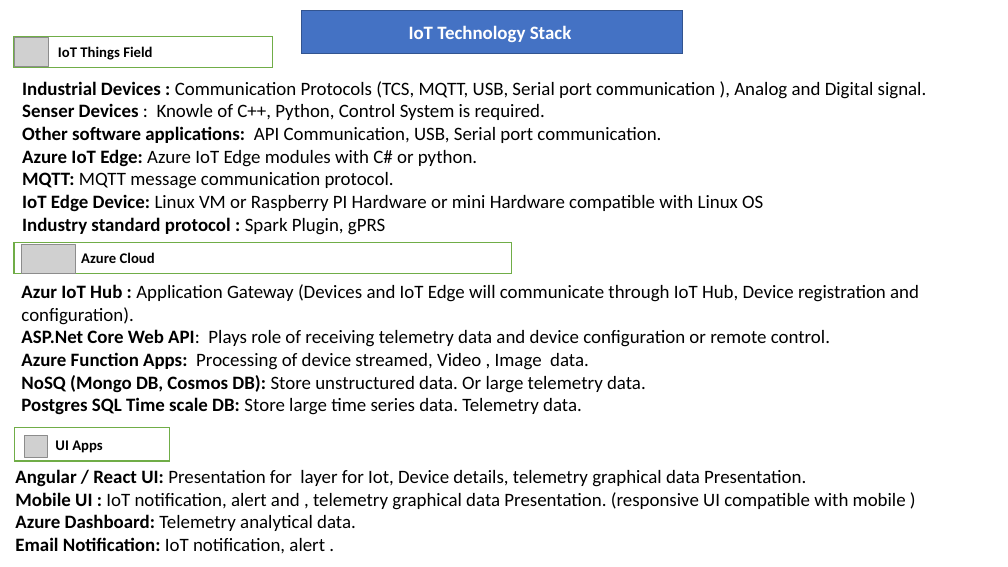
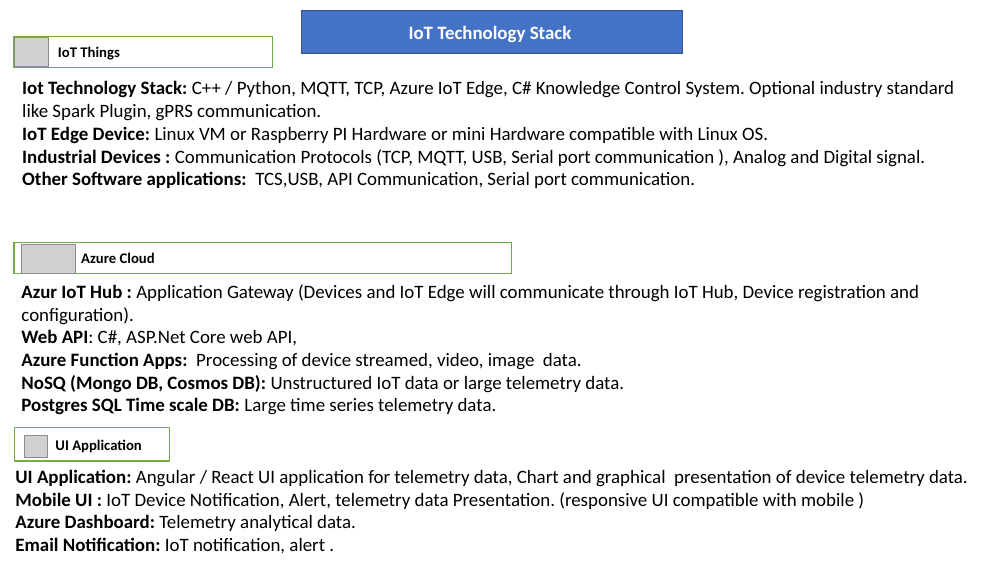
Before and after one commit to sandippatil2000/AWS, a slide deck: slide 3 of IOT.pptx (slide 2 before the commit). Drawn at 1008x567 pixels with LibreOffice and Linux fonts; fonts in the diff are those of the drawing; grey boxes stand for pictures. Boxes give left, top, right and bottom in pixels: in the first picture for what was removed or moved away, otherwise in the second. Text is boxed around its words. In the diff, an @@ line names an element or a change of style, - is before the commit and + after.

```diff
--- a/IOT.pptx
+++ b/IOT.pptx
@@ text in rectangle at (58,46,120,60): text changed @@
-IoT Things Field
+IoT Things
@@ text at (22,80,954,188): text changed @@
-Industrial Devices : Communication Protocols (TCS, MQTT, USB, Serial port communication ), Analog and Digital signal.
-Senser Devices : Knowle of C++, Python, Control System is required.
-Other software applications: API Communication, USB, Serial port communication.
-Azure IoT Edge: Azure IoT Edge modules with C# or python.
-MQTT: MQTT message communication protocol.
-IoT Edge Device: Linux VM or Raspberry PI Hardware or mini Hardware compatible with Linux OS
-Industry standard protocol : Spark Plugin, gPRS
+Iot Technology Stack: C++ / Python, MQTT, TCP, Azure IoT Edge, C# Knowledge Control System. Optional industry standard like Spark Plugin, gPRS communication.
+IoT Edge Device: Linux VM or Raspberry PI Hardware or mini Hardware compatible with Linux OS.
+Industrial Devices : Communication Protocols (TCP, MQTT, USB, Serial port communication ), Analog and Digital signal.
+Other Software applications: TCS,USB, API Communication, Serial port communication.
@@ text at (21,329,624,415): text changed @@
-ASP.Net Core Web API: Plays role of receiving telemetry data and device configuration or remote control.
-Azure Function Apps: Processing of device streamed, Video , Image data.
-NoSQ (Mongo DB, Cosmos DB): Store unstructured data. Or large telemetry data.
-Postgres SQL Time scale DB: Store large time series data. Telemetry data.
+Web API: C#, ASP.Net Core web API,
+Azure Function Apps: Processing of device streamed, video, image data.
+NoSQ (Mongo DB, Cosmos DB): Unstructured IoT data or large telemetry data.
+Postgres SQL Time scale DB: Large time series telemetry data.
@@ text in rectangle at (55,439,142,453): text changed @@
-UI Apps
+UI Application
@@ text at (15,469,968,509): text changed @@
-Angular / React UI: Presentation for layer for Iot, Device details, telemetry graphical data Presentation.
-Mobile UI : IoT notification, alert and , telemetry graphical data Presentation. (responsive UI compatible with mobile )
+UI Application: Angular / React UI application for telemetry data, Chart and graphical presentation of device telemetry data.
+Mobile UI : IoT Device Notification, Alert, telemetry data Presentation. (responsive UI compatible with mobile )
```
Also in this commit, not shown: 1 other slide changed, 2 slides added.
